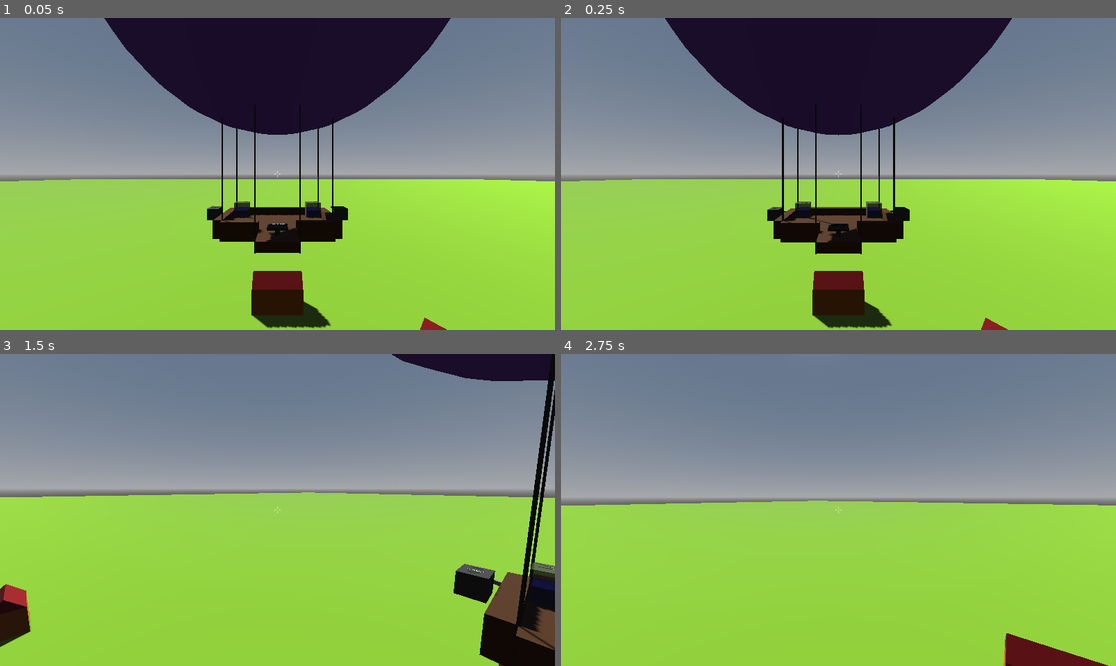
Above: before the commit, frames 1-4 (two rows, left to right).
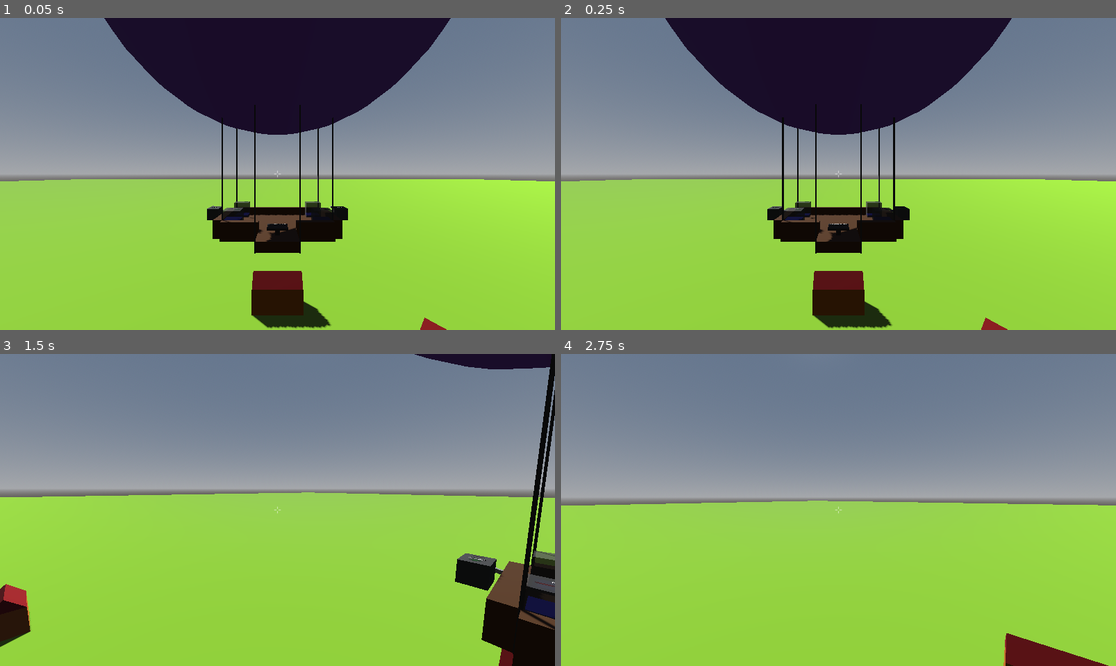
Above: after the commit, the same moments.

Repository: jmdejong/airships
Game: Godot game, scene res://scenes/world.tscn
Same seed, same stepped clock (60 frames per second), same inputs: the game is played once before the commit and once after it.
Inputs (mouse positions are in pixels of both pictures, inside the frame that each line leads up to):
- Up to frame 1 (0.05 s): no input
- Up to frame 2 (0.25 s): no input
- Up to frame 3 (1.5 s): move the mouse to (399, 494) at 0.52 s; hold D (right) 0.53-1.28 s; click (399, 494) at 0.6 s; move the mouse to (249, 510) at 1.27 s; hold W (forwards) from 1.28 s (still down); tap Shift (sprint) at 1.35 s
- Up to frame 4 (2.75 s): keep holding W (forwards); move the mouse to (849, 503) at 2.02 s; tap G (toggle_gravity) at 2.1 s

The runs differ from the first frame. In frame 1, 0.2% of the frame differs, in the area x 24-76%, y 12-71%; in frame 2, 0.5%; in frame 3, 3.8%, in the area x 70-100%, y 0-100%; in frame 4, nothing differs.

Commit message:
composite components

Diff:
--- a/code/airship.gd
+++ b/code/airship.gd
@@ -1,53 +1,37 @@
 extends RigidBody3D
 
-#var velocity := Vector3(0,0,0)
-var wait_time := 0.0
 var displaced_volume: float
 var center_of_volume: Vector3
+var forces: Array[Force]
 
 func _ready() -> void:
-	for component in $Components.get_children():
-		for c in component.get_children():
-			if c is CollisionShape3D:
-				component.remove_child(c)
-				c.transform = component.transform * c.transform
-				add_child(c)
+	$Components.changed.connect(calculate_components)
 	calculate_components()
 
 func calculate_components() -> void:
-	var mass: float = 0
-	var displaced_volume: float = 0
-	var center_of_mass: Vector3 = Vector3(0, 0, 0)
-	var center_of_volume: Vector3 = Vector3(0, 0, 0)
-	for component in $Components.get_children():
-		var m: float = component.mass()
-		var v: float = component.displaced_volume()
-		assert(m > 0)
-		assert(v > 0)
-		mass += m
-		displaced_volume += v
-		var center: Vector3 = (component.transform * component.get_node("CenterOfMass").position)
-		center_of_mass += center * m
-		center_of_volume += center * v
-	center_of_mass /= mass
-	center_of_volume /= displaced_volume
-	self.center_of_volume = center_of_volume
-	self.center_of_mass = center_of_mass
-	self.mass = mass
-	self.displaced_volume = displaced_volume
+
+	self.center_of_volume = $Components.center_of_volume()
+	self.center_of_mass = $Components.center_of_mass()
+	self.mass = $Components.mass()
+	self.displaced_volume = $Components.displaced_volume()
+	self.forces = $Components.forces()
+	set_shapes()
+	prints("m:", mass, "v", displaced_volume, "f", forces)
 	$CenterOfMassMarker.position = center_of_mass
 	$CenterOfVolumeMarker.position = center_of_volume
 
+func set_shapes() -> void:
+	for child in get_children():
+		if child is CollisionShape3D:
+			remove_child(child)
+	for source_shape: CollisionShape3D in $Components.shapes():
+		var shape = source_shape.duplicate()
+		add_child(shape)
+
 func _physics_process(delta: float) -> void:
-	calculate_components()
 	var displaced_air_mass := displaced_volume * Atmosphere.air_density(to_global(center_of_volume).y)
 	var weight := mass - displaced_air_mass
 	apply_force(-displaced_air_mass * Atmosphere.gravity_vec(), to_global(center_of_volume) - global_position)
-	if wait_time < 0:
-		prints(displaced_volume, mass, displaced_air_mass, weight)
-		wait_time = 5.0
-	else:
-		wait_time -= delta
-	for component in $Components.get_children():
-		if component.has_method("force"):
-			apply_force(component.force(), component.get_node("CenterOfMass").global_position - global_position)
+	for force: Force in forces:
+		var global_force: Force = force.transformed(global_transform)
+		apply_force(force.direction, force.pos)
--- a/code/components/ballast.gd
+++ b/code/components/ballast.gd
@@ -1,16 +1,20 @@
 extends Node3D
 
+signal changed
+
 var total_mass: float = 1000
+@export var initial_filling: float = 0.2
 var filling: float :
 	set(value):
 		filling = value
 		$Water.scale.y = filling
-		%StatusPanel.text = "%4.1f kg\n%3d%%" % [mass(), int(filling * 100)]
+		%StatusPanel.text = "%4.0f kg\n%3d%%" % [filling * total_mass, int(filling * 100)]
+		changed.emit()
 
 var step: float = 0.1
 
 func _ready() -> void:
-	filling = 0.5
+	filling = initial_filling
 
 func mass() -> float:
 	return total_mass * filling + 0.1
@@ -18,6 +22,8 @@
 func displaced_volume() -> float:
 	return 1.0
 
+func center_of_mass() -> Vector3:
+	return $CenterOfMass.position
 
 func _on_less_pressed() -> void:
 	filling = max(filling - step, 0.0)
@@ -27,3 +33,10 @@
 func _on_more_pressed() -> void:
 	filling = min(filling + step, 1.0)
 	prints("Filling ballast", mass())
+
+func shapes() -> Array[CollisionShape3D]:
+	var s: Array[CollisionShape3D] = []
+	for child in get_children():
+		if child is CollisionShape3D:
+			s.append(child)
+	return s
--- a/code/components/balloon.gd
+++ b/code/components/balloon.gd
@@ -1,10 +1,22 @@
 extends Node3D
 
+signal changed
+
 var radius = 10
-var volume = 4/3 * PI * radius * radius * radius
+var volume = 4.0/3 * PI * radius * radius * radius
 
 func displaced_volume() -> float:
 	return volume
 
 func mass() -> float:
 	return 10
+
+func center_of_mass() -> Vector3:
+	return $CenterOfMass.position
+
+func shapes() -> Array[CollisionShape3D]:
+	var s: Array[CollisionShape3D] = []
+	for child in get_children():
+		if child is CollisionShape3D:
+			s.append(child)
+	return s
--- a/code/components/box_component.gd
+++ b/code/components/box_component.gd
@@ -1,4 +1,6 @@
 extends Node3D
+
+signal changed
 
 @export var density = 10
 @onready var volume = _calculate_volume()
@@ -12,3 +14,14 @@
 
 func mass() -> float:
 	return density * volume
+
+func center_of_mass() -> Vector3:
+	return $CenterOfMass.position
+
+
+func shapes() -> Array[CollisionShape3D]:
+	var s: Array[CollisionShape3D] = []
+	for child in get_children():
+		if child is CollisionShape3D:
+			s.append(child)
+	return s
--- /dev/null
+++ b/code/components/composite.gd
@@ -0,0 +1,72 @@
+extends Node3D
+
+signal changed
+
+var _mass: float
+var _displaced_volume: float
+var _center_of_mass: Vector3
+var _center_of_volume: Vector3
+var _shapes: Array[CollisionShape3D]
+var _forces: Array[Force]
+
+func _ready() -> void:
+	for child in get_children():
+		child.changed.connect(_recalculate)
+	_recalculate()
+
+func _recalculate() -> void:
+	_mass = 0
+	_displaced_volume = 0
+	_center_of_mass = Vector3(0, 0, 0)
+	_center_of_volume = Vector3(0, 0, 0)
+	_shapes = []
+	_forces = []
+	for component in get_children():
+		var m: float = component.mass()
+		var v: float = component.displaced_volume()
+		assert(m > 0)
+		assert(v > 0)
+		_mass += m
+		_displaced_volume += v
+		var com: Vector3 = component.transform * component.center_of_mass()
+		_center_of_mass += com * m
+		var cov: Vector3
+		if component.has_method("center_of_volume"):
+			cov = component.transform * component.center_of_volume()
+		else:
+			cov = com
+		_center_of_volume += cov * v
+		if component.has_method("forces"):
+			for force: Force in component.forces():
+				_forces.append(force.transformed(component.transform))
+		for source_shape: CollisionShape3D in component.shapes():
+			var shape = source_shape.duplicate()
+			shape.transform = component.transform * shape.transform
+			_shapes.append(shape)
+	if (_mass == 0.0):
+		_center_of_mass = Vector3(0, 0, 0)
+	else:
+		_center_of_mass /= _mass
+	if (_displaced_volume == 0.0):
+		_center_of_volume = Vector3(0, 0, 0)
+	else:
+		_center_of_volume /= _displaced_volume
+	changed.emit()
+
+func displaced_volume() -> float:
+	return _displaced_volume
+
+func mass() -> float:
+	return _mass
+
+func center_of_mass() -> Vector3:
+	return _center_of_mass
+
+func center_of_volume() -> Vector3:
+	return _center_of_volume
+
+func shapes() -> Array[CollisionShape3D]:
+	return _shapes
+
+func forces() -> Array[Force]:
+	return _forces
--- a/code/components/engine.gd
+++ b/code/components/engine.gd
@@ -1,10 +1,13 @@
 extends Node3D
+
+signal changed
 
 var power: float:
 	set(value):
 		power = value
 		$StatusPanel.text = "%2.0f N" % power
 		$Rotor.rps = power / 500 + 0.02
+		changed.emit()
 var step: float = 200
 var max_power: float = 2000
 
@@ -17,9 +20,11 @@
 func displaced_volume() -> float:
 	return 0.25
 
-func force() -> Vector3:
-	return (global_position - $Rotor.global_position).normalized() * power
+func forces() -> Array[Force]:
+	return [Force.new($Rotor.position, -$Rotor.position.normalized() * power)]
 
+func center_of_mass() -> Vector3:
+	return $CenterOfMass.position
 
 func _on_less_pressed() -> void:
 	power = max(power - step, 0)
@@ -27,3 +32,11 @@
 
 func _on_more_pressed() -> void:
 	power = min(power + step, max_power)
+
+
+func shapes() -> Array[CollisionShape3D]:
+	var s: Array[CollisionShape3D] = []
+	for child in get_children():
+		if child is CollisionShape3D:
+			s.append(child)
+	return s
--- a/code/components/status_panel.gd
+++ b/code/components/status_panel.gd
@@ -1,11 +1,13 @@
-extends Area3D
+extends Node3D
+
+signal changed
 
 var previous_position: Vector3
 
 func _physics_process(delta: float) -> void:
 	var velocity = (global_position - previous_position) / delta
 	previous_position = global_position
-	%Dashboard.text = "Altitude: %4.1f m\nAir: %2.2f kg/m^3\nHor speed: %2.1f m/s\nVert speed: %2.1f m/s" % [
+	%Dashboard.text = "Altitude: %4.1f m\nAir: %2.2f kg/m^3\nHor speed: %2.2f m/s\nVert speed: %2.2f m/s" % [
 		global_position.y,
 		 Atmosphere.air_density($%Dashboard.global_position.y),
 		Vector2(velocity.x, velocity.z).length(),
@@ -17,3 +19,14 @@
 
 func mass() -> float:
 	return 20
+
+
+func center_of_mass() -> Vector3:
+	return $CenterOfMass.position
+
+func shapes() -> Array[CollisionShape3D]:
+	var s: Array[CollisionShape3D] = []
+	for child in get_children():
+		if child is CollisionShape3D:
+			s.append(child)
+	return s
--- a/code/player.gd
+++ b/code/player.gd
@@ -23,7 +23,7 @@
 		s = sprint_speed
 	var movement: Vector3 = (Vector3(input_movement.x, 0, input_movement.y) * s)
 	if gravity_enabled:
-		movement.y = velocity.y - Atmosphere.gravity()*delta
+		movement.y = velocity.y - Atmosphere.gravity() * delta
 		if Input.is_action_pressed("up"):
 			movement.y = s
 	else:
--- /dev/null
+++ b/code/records/force.gd
@@ -0,0 +1,11 @@
+class_name Force
+extends Object
+
+var pos: Vector3
+var direction: Vector3
+func _init(pos: Vector3, direction: Vector3) -> void:
+	self.pos = pos
+	self.direction = direction
+
+func transformed(t: Transform3D) -> Force:
+	return Force.new(pos * t, direction * t.basis.get_rotation_quaternion())
--- /dev/null
+++ b/code/records/physics_properties.gd
@@ -0,0 +1,24 @@
+class_name PhysicsProperties
+extends Object
+
+
+var mass: float
+var displaced_volume: float
+var center_of_mass: Vector3
+var center_of_volume: Vector3
+
+func _init(mass: float, displaced_volume: float, center_of_mass: Vector3, center_of_volume: Vector3, forces: Array[Force] = []) -> void:
+	self.mass = mass
+	self.displaced_volume = displaced_volume
+	self.center_of_mass = center_of_mass
+	self.center_of_volume = center_of_volume
+
+static func uniform(volume: float, density: float, center: Vector3) -> PhysicsProperties:
+	return PhysicsProperties.new(volume * density, volume, center, center)
+
+func shapes() -> Array[CollisionShape3D]:
+	var s: Array[CollisionShape3D] = []
+	for child in get_children():
+		if child is CollisionShape3D:
+			s.append(child)
+	return s
--- a/scenes/airship.tscn
+++ b/scenes/airship.tscn
@@ -8,6 +8,7 @@
 [ext_resource type="PackedScene" uid="uid://bnh82toixngca" path="res://scenes/components/cable.tscn" id="5_kamen"]
 [ext_resource type="PackedScene" uid="uid://y3r5symbcup6" path="res://scenes/components/ballast.tscn" id="7_gy0ok"]
 [ext_resource type="PackedScene" uid="uid://b5dw13s3ysqsr" path="res://scenes/components/status_panel.tscn" id="8_iu160"]
+[ext_resource type="PackedScene" uid="uid://ffgia4xpcrqh" path="res://scenes/components/composite.tscn" id="9_17pty"]
 
 [sub_resource type="CylinderMesh" id="CylinderMesh_gy0ok"]
 
@@ -20,90 +21,106 @@
 angular_damp = 10.0
 script = ExtResource("1_81adk")
 
-[node name="Components" type="Node3D" parent="."]
+[node name="Components" parent="." instance=ExtResource("9_17pty")]
 
 [node name="Balloon" parent="Components" instance=ExtResource("1_3qy7f")]
 transform = Transform3D(1, 0, 0, 0, 1, 0, 0, 0, 1, 0, 6, 0)
 
-[node name="FloorPanel" parent="Components" instance=ExtResource("2_g6i7b")]
+[node name="Machines" parent="Components" instance=ExtResource("9_17pty")]
 
-[node name="FloorPanel2" parent="Components" instance=ExtResource("2_g6i7b")]
+[node name="EngineHor" parent="Components/Machines" instance=ExtResource("4_lht5w")]
+transform = Transform3D(-1, 0, -8.74228e-08, 0, 1, 0, 8.74228e-08, 0, -1, -1, 1, -4)
+
+[node name="EngineHor2" parent="Components/Machines" instance=ExtResource("4_lht5w")]
+transform = Transform3D(-1, 0, -8.74228e-08, 0, 1, 0, 8.74228e-08, 0, -1, -1, 1, 4)
+
+[node name="Ballast" parent="Components/Machines" instance=ExtResource("7_gy0ok")]
+transform = Transform3D(-4.37114e-08, 0, 1, 0, 1, 0, -1, 0, -4.37114e-08, -2.5, 0.5, 2.5)
+initial_filling = 0.1
+
+[node name="Ballast2" parent="Components/Machines" instance=ExtResource("7_gy0ok")]
+transform = Transform3D(-4.37114e-08, 0, 1, 0, 1, 0, -1, 0, -4.37114e-08, -2.5, 0.5, -2.5)
+initial_filling = 0.1
+
+[node name="Ballast3" parent="Components/Machines" instance=ExtResource("7_gy0ok")]
+transform = Transform3D(-4.37114e-08, 0, 1, 0, 1, 0, -1, 0, -4.37114e-08, 0.5, 0.5, -2.5)
+initial_filling = 0.5
+
+[node name="Ballast4" parent="Components/Machines" instance=ExtResource("7_gy0ok")]
+transform = Transform3D(-4.37114e-08, 0, 1, 0, 1, 0, -1, 0, -4.37114e-08, 0.5, 0.5, 2.5)
+initial_filling = 0.5
+
+[node name="StatusPanel" parent="Components/Machines" instance=ExtResource("8_iu160")]
+transform = Transform3D(-4.37114e-08, 0, -1, 0, 1, 0, 1, 0, -4.37114e-08, 2, 0.5, 0)
+
+[node name="Basket" parent="Components" instance=ExtResource("9_17pty")]
+
+[node name="FloorPanel" parent="Components/Basket" instance=ExtResource("2_g6i7b")]
+
+[node name="FloorPanel2" parent="Components/Basket" instance=ExtResource("2_g6i7b")]
 transform = Transform3D(1, 0, 0, 0, 1, 0, 0, 0, 1, -2, 0, 0)
 
-[node name="FloorPanel3" parent="Components" instance=ExtResource("2_g6i7b")]
+[node name="FloorPanel3" parent="Components/Basket" instance=ExtResource("2_g6i7b")]
 transform = Transform3D(1, 0, 0, 0, 1, 0, 0, 0, 1, 2, 0, 0)
 
-[node name="FloorPanel4" parent="Components" instance=ExtResource("2_g6i7b")]
+[node name="FloorPanel4" parent="Components/Basket" instance=ExtResource("2_g6i7b")]
 transform = Transform3D(1, 0, 0, 0, 1, 0, 0, 0, 1, 0, 0, 2)
 
-[node name="FloorPanel5" parent="Components" instance=ExtResource("2_g6i7b")]
+[node name="FloorPanel5" parent="Components/Basket" instance=ExtResource("2_g6i7b")]
 transform = Transform3D(1, 0, 0, 0, 1, 0, 0, 0, 1, -2, 0, 2)
 
-[node name="FloorPanel6" parent="Components" instance=ExtResource("2_g6i7b")]
+[node name="FloorPanel6" parent="Components/Basket" instance=ExtResource("2_g6i7b")]
 transform = Transform3D(1, 0, 0, 0, 1, 0, 0, 0, 1, -2, 0, -2)
 
-[node name="FloorPanel7" parent="Components" instance=ExtResource("2_g6i7b")]
+[node name="FloorPanel7" parent="Components/Basket" instance=ExtResource("2_g6i7b")]
 transform = Transform3D(1, 0, 0, 0, 1, 0, 0, 0, 1, 0, 0, -2)
 
-[node name="WallPanel" parent="Components" instance=ExtResource("3_fo1p0")]
+[node name="WallPanel" parent="Components/Basket" instance=ExtResource("3_fo1p0")]
 transform = Transform3D(1, 0, 0, 0, 1, 0, 0, 0, 1, 1, 0, -2)
 
-[node name="WallPanel2" parent="Components" instance=ExtResource("3_fo1p0")]
+[node name="WallPanel2" parent="Components/Basket" instance=ExtResource("3_fo1p0")]
 transform = Transform3D(1, 0, 0, 0, 1, 0, 0, 0, 1, 1, 0, 2)
 
-[node name="WallPanel3" parent="Components" instance=ExtResource("3_fo1p0")]
+[node name="WallPanel3" parent="Components/Basket" instance=ExtResource("3_fo1p0")]
 transform = Transform3D(-4.37114e-08, 0, 1, 0, 1, 0, -1, 0, -4.37114e-08, 0, 0, -3)
 
-[node name="WallPanel4" parent="Components" instance=ExtResource("3_fo1p0")]
+[node name="WallPanel4" parent="Components/Basket" instance=ExtResource("3_fo1p0")]
 transform = Transform3D(-4.37114e-08, 0, 1, 0, 1, 0, -1, 0, -4.37114e-08, -2, 0, -3)
 
-[node name="WallPanel5" parent="Components" instance=ExtResource("3_fo1p0")]
+[node name="WallPanel5" parent="Components/Basket" instance=ExtResource("3_fo1p0")]
 transform = Transform3D(-1, 0, -8.74228e-08, 0, 1, 0, 8.74228e-08, 0, -1, -3, 0, -2)
 
-[node name="WallPanel6" parent="Components" instance=ExtResource("3_fo1p0")]
+[node name="WallPanel6" parent="Components/Basket" instance=ExtResource("3_fo1p0")]
 transform = Transform3D(-1, 0, -8.74228e-08, 0, 1, 0, 8.74228e-08, 0, -1, -3, 0, 0)
 
-[node name="WallPanel7" parent="Components" instance=ExtResource("3_fo1p0")]
+[node name="WallPanel7" parent="Components/Basket" instance=ExtResource("3_fo1p0")]
 transform = Transform3D(-1, 0, -8.74228e-08, 0, 1, 0, 8.74228e-08, 0, -1, -3, 0, 2)
 
-[node name="WallPanel8" parent="Components" instance=ExtResource("3_fo1p0")]
+[node name="WallPanel8" parent="Components/Basket" instance=ExtResource("3_fo1p0")]
 transform = Transform3D(1.31134e-07, 0, -1, 0, 1, 0, 1, 0, 1.31134e-07, -2, 0, 3)
 
-[node name="WallPanel9" parent="Components" instance=ExtResource("3_fo1p0")]
+[node name="WallPanel9" parent="Components/Basket" instance=ExtResource("3_fo1p0")]
 transform = Transform3D(1.31134e-07, 0, -1, 0, 1, 0, 1, 0, 1.31134e-07, 0, 0, 3)
 
-[node name="EngineHor" parent="Components" instance=ExtResource("4_lht5w")]
-transform = Transform3D(-1, 0, -8.74228e-08, 0, 1, 0, 8.74228e-08, 0, -1, -1, 1, -4)
+[node name="Rigging" parent="Components" instance=ExtResource("9_17pty")]
 
-[node name="EngineHor2" parent="Components" instance=ExtResource("4_lht5w")]
-transform = Transform3D(-1, 0, -8.74228e-08, 0, 1, 0, 8.74228e-08, 0, -1, -1, 1, 4)
-
-[node name="Cable" parent="Components" instance=ExtResource("5_kamen")]
+[node name="Cable" parent="Components/Rigging" instance=ExtResource("5_kamen")]
 transform = Transform3D(1, 0, 0, 0, 1, 0, 0, 0, 1, 3, 0, -1)
 
-[node name="Cable2" parent="Components" instance=ExtResource("5_kamen")]
+[node name="Cable2" parent="Components/Rigging" instance=ExtResource("5_kamen")]
 transform = Transform3D(1, 0, 0, 0, 1, 0, 0, 0, 1, 3, 0, 1)
 
-[node name="Cable3" parent="Components" instance=ExtResource("5_kamen")]
+[node name="Cable3" parent="Components/Rigging" instance=ExtResource("5_kamen")]
 transform = Transform3D(1, 0, 0, 0, 1, 0, 0, 0, 1, 1, 0, 3)
 
-[node name="Cable5" parent="Components" instance=ExtResource("5_kamen")]
+[node name="Cable4" parent="Components/Rigging" instance=ExtResource("5_kamen")]
+transform = Transform3D(1, 0, 0, 0, 1, 0, 0, 0, 1, -3, 0, 3)
+
+[node name="Cable5" parent="Components/Rigging" instance=ExtResource("5_kamen")]
 transform = Transform3D(1, 0, 0, 0, 1, 0, 0, 0, 1, 1, 0, -3)
 
-[node name="Cable6" parent="Components" instance=ExtResource("5_kamen")]
+[node name="Cable6" parent="Components/Rigging" instance=ExtResource("5_kamen")]
 transform = Transform3D(1, 0, 0, 0, 1, 0, 0, 0, 1, -3, 0, -3)
-
-[node name="Cable4" parent="Components" instance=ExtResource("5_kamen")]
-transform = Transform3D(1, 0, 0, 0, 1, 0, 0, 0, 1, -3, 0, 3)
-
-[node name="Ballast" parent="Components" instance=ExtResource("7_gy0ok")]
-transform = Transform3D(-4.37114e-08, 0, 1, 0, 1, 0, -1, 0, -4.37114e-08, -2.5, 0.5, 2.5)
-
-[node name="Ballast2" parent="Components" instance=ExtResource("7_gy0ok")]
-transform = Transform3D(-4.37114e-08, 0, 1, 0, 1, 0, -1, 0, -4.37114e-08, -2.5, 0.5, -2.5)
-
-[node name="StatusPanel" parent="Components" instance=ExtResource("8_iu160")]
-transform = Transform3D(-4.37114e-08, 0, -1, 0, 1, 0, 1, 0, -4.37114e-08, 2, 0.5, 0)
 
 [node name="CenterOfMassMarker" type="MeshInstance3D" parent="."]
 visible = false
--- a/scenes/button3d.tscn
+++ b/scenes/button3d.tscn
@@ -3,7 +3,7 @@
 [ext_resource type="Script" uid="uid://cuiyitoas3wtg" path="res://code/button3d.gd" id="1_1l3cu"]
 
 [sub_resource type="BoxShape3D" id="BoxShape3D_173dd"]
-size = Vector3(0.4, 0.4, 0.4)
+size = Vector3(0.4, 0.2, 0.4)
 
 [node name="Button3d" type="Area3D"]
 collision_layer = 128
--- a/scenes/components/ballast.tscn
+++ b/scenes/components/ballast.tscn
@@ -36,7 +36,7 @@
 alpha_antialiasing_mode = 0
 albedo_texture = ExtResource("3_2skdb")
 
-[node name="Ballast" type="StaticBody3D"]
+[node name="Ballast" type="Node3D"]
 script = ExtResource("1_ega2e")
 
 [node name="CollisionShape3D" type="CollisionShape3D" parent="."]
--- a/scenes/components/balloon.tscn
+++ b/scenes/components/balloon.tscn
@@ -14,7 +14,7 @@
 [sub_resource type="StandardMaterial3D" id="StandardMaterial3D_3qy7f"]
 albedo_color = Color(0.51452, 0.3268, 0.76, 1)
 
-[node name="Balloon" type="StaticBody3D"]
+[node name="Balloon" type="Node3D"]
 script = ExtResource("1_vcytr")
 
 [node name="CollisionShape3D" type="CollisionShape3D" parent="."]
--- a/scenes/components/cable.tscn
+++ b/scenes/components/cable.tscn
@@ -12,7 +12,7 @@
 material = SubResource("StandardMaterial3D_uw4vd")
 size = Vector3(0.063, 8, 0.063)
 
-[node name="Cable" type="StaticBody3D"]
+[node name="Cable" type="Node3D"]
 script = ExtResource("1_uw4vd")
 
 [node name="CollisionShape3D" type="CollisionShape3D" parent="."]
--- /dev/null
+++ b/scenes/components/composite.tscn
@@ -0,0 +1,6 @@
+[gd_scene load_steps=2 format=3 uid="uid://ffgia4xpcrqh"]
+
+[ext_resource type="Script" uid="uid://cvd7e25ltpnun" path="res://code/components/composite.gd" id="1_cjyd5"]
+
+[node name="Composite" type="Node3D"]
+script = ExtResource("1_cjyd5")
--- a/scenes/components/engine_hor.tscn
+++ b/scenes/components/engine_hor.tscn
@@ -39,7 +39,7 @@
 alpha_antialiasing_mode = 0
 albedo_texture = ExtResource("5_lieb6")
 
-[node name="EngineHor" type="StaticBody3D"]
+[node name="EngineHor" type="Node3D"]
 script = ExtResource("1_dxaiv")
 
 [node name="CollisionShape3D" type="CollisionShape3D" parent="."]
--- a/scenes/components/floor_panel.tscn
+++ b/scenes/components/floor_panel.tscn
@@ -9,7 +9,7 @@
 [sub_resource type="BoxMesh" id="BoxMesh_g6i7b"]
 size = Vector3(2, 0.5, 2)
 
-[node name="FloorPanel" type="StaticBody3D"]
+[node name="FloorPanel" type="Node3D"]
 script = ExtResource("1_6d7c6")
 
 [node name="CollisionShape3D" type="CollisionShape3D" parent="."]
--- a/scenes/components/status_panel.tscn
+++ b/scenes/components/status_panel.tscn
@@ -13,7 +13,7 @@
 [sub_resource type="BoxMesh" id="BoxMesh_obbup"]
 size = Vector3(1, 0.1, 1)
 
-[node name="StatusPanel" type="Area3D"]
+[node name="StatusPanel" type="Node3D"]
 script = ExtResource("1_88f4g")
 
 [node name="CollisionShape3D" type="CollisionShape3D" parent="."]
--- a/scenes/components/wall_panel.tscn
+++ b/scenes/components/wall_panel.tscn
@@ -9,7 +9,7 @@
 [sub_resource type="BoxMesh" id="BoxMesh_0v37d"]
 size = Vector3(0.5, 1, 2)
 
-[node name="WallPanel" type="StaticBody3D"]
+[node name="WallPanel" type="Node3D"]
 script = ExtResource("1_0v37d")
 
 [node name="CollisionShape3D" type="CollisionShape3D" parent="."]
--- a/scenes/house.tscn
+++ b/scenes/house.tscn
@@ -12,7 +12,10 @@
 [sub_resource type="StandardMaterial3D" id="StandardMaterial3D_4wyf3"]
 albedo_color = Color(0.52549, 0, 0, 1)
 
-[node name="House" type="Node3D"]
+[sub_resource type="BoxShape3D" id="BoxShape3D_x8wvn"]
+size = Vector3(5, 5, 10)
+
+[node name="House" type="StaticBody3D"]
 
 [node name="Walls" type="MeshInstance3D" parent="."]
 transform = Transform3D(1, 0, 0, 0, 1, 0, 0, 0, 1, 0, 2.5, 0)
@@ -23,3 +26,7 @@
 transform = Transform3D(1, 0, 0, 0, 1, 0, 0, 0, 1, 0, 6.25, 0)
 mesh = SubResource("PrismMesh_rwgxs")
 surface_material_override/0 = SubResource("StandardMaterial3D_4wyf3")
+
+[node name="CollisionShape3D" type="CollisionShape3D" parent="."]
+transform = Transform3D(1, 0, 0, 0, 1, 0, 0, 0, 1, 0, 2.5, 0)
+shape = SubResource("BoxShape3D_x8wvn")
--- a/scenes/world.tscn
+++ b/scenes/world.tscn
@@ -45,11 +45,32 @@
 [node name="House" parent="Village" instance=ExtResource("1_nnsk1")]
 transform = Transform3D(1, 0, 0, 0, 1, 0, 0, 0, 1, -30, 0, 0)
 
+[node name="House5" parent="Village" instance=ExtResource("1_nnsk1")]
+transform = Transform3D(1, 0, 0, 0, 1, 0, 0, 0, 1, -14, 0, -156)
+
+[node name="House6" parent="Village" instance=ExtResource("1_nnsk1")]
+transform = Transform3D(1, 0, 0, 0, 1, 0, 0, 0, 1, 11, 0, -158)
+
+[node name="House7" parent="Village" instance=ExtResource("1_nnsk1")]
+transform = Transform3D(2.98023e-08, 0, -1, 0, 1, 0, 1, 0, 2.98023e-08, -3, 0, -181)
+
 [node name="House2" parent="Village" instance=ExtResource("1_nnsk1")]
 transform = Transform3D(0.5, 0, -0.866025, 0, 1, 0, 0.866025, 0, 0.5, -12, 0, -23)
 
 [node name="House4" parent="Village" instance=ExtResource("1_nnsk1")]
 transform = Transform3D(1, 0, 0, 0, 1, 0, 0, 0, 1, 16, 0, 0)
+
+[node name="House8" parent="Village" instance=ExtResource("1_nnsk1")]
+transform = Transform3D(1, 0, 0, 0, 1, 0, 0, 0, 1, 204, 0, 0)
+
+[node name="House9" parent="Village" instance=ExtResource("1_nnsk1")]
+transform = Transform3D(1, 0, 0, 0, 1, 0, 0, 0, 1, 169, 0, 0)
+
+[node name="House10" parent="Village" instance=ExtResource("1_nnsk1")]
+transform = Transform3D(-0.258819, 0, 0.965926, 0, 1, 0, -0.965926, 0, -0.258819, 190, 0, 27)
+
+[node name="House11" parent="Village" instance=ExtResource("1_nnsk1")]
+transform = Transform3D(-0.258819, 0, 0.965926, 0, 1, 0, -0.965926, 0, -0.258819, 190, 0, -18)
 
 [node name="WorldEnvironment" type="WorldEnvironment" parent="."]
 environment = SubResource("Environment_k0juu")
Not shown, added: code/components/composite.gd.uid
Not shown, added: code/records/force.gd.uid
Not shown, added: code/records/physics_properties.gd.uid
Not shown: 1 places in scenes/airship.tscn that only renumber resources
Not shown: 1 places in scenes/house.tscn that only renumber resources
